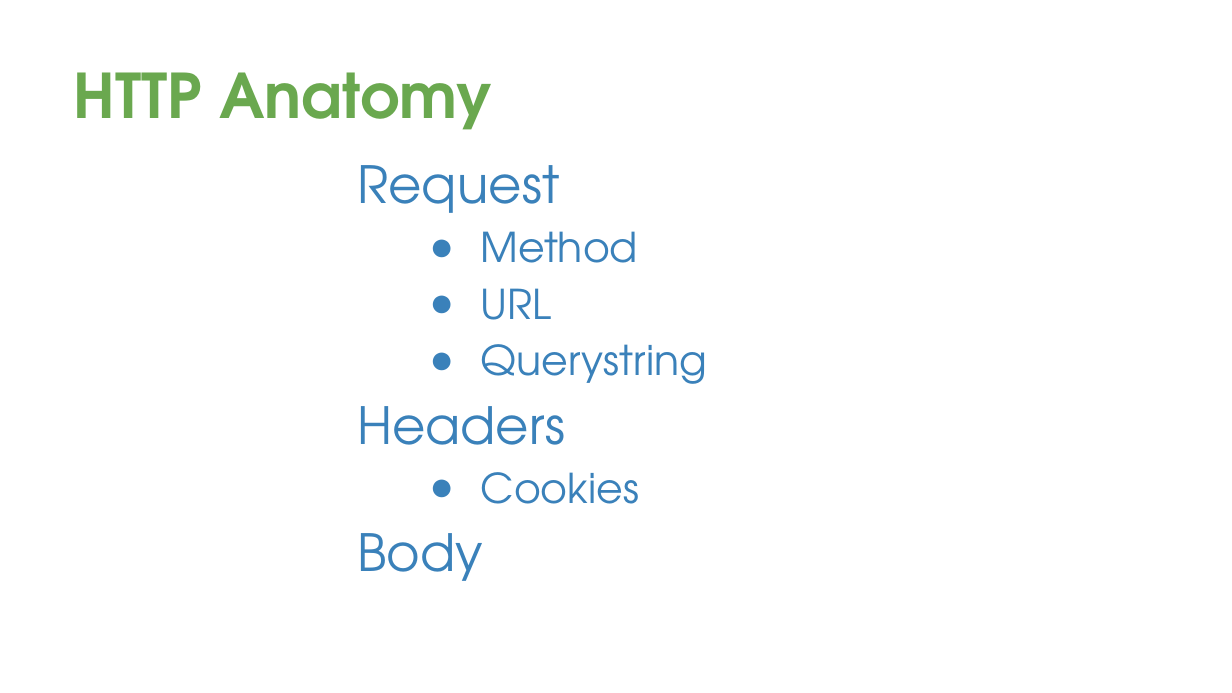
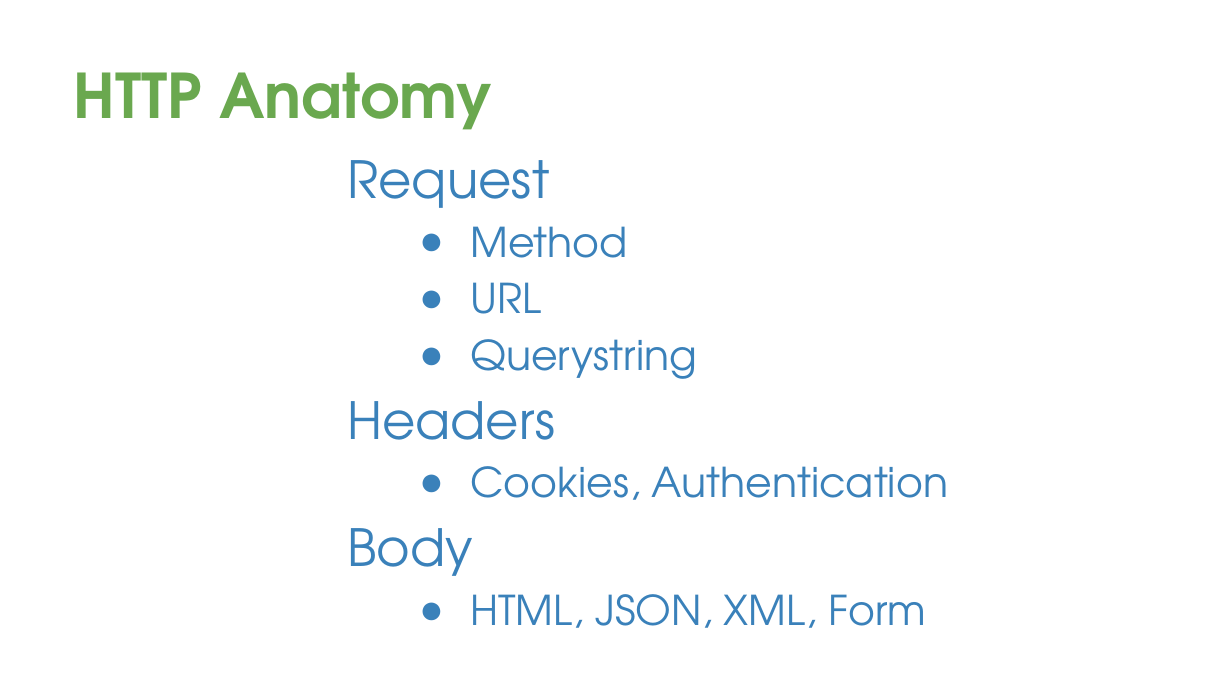
Before and after one commit to davetrux/gdgmidevfest-2017, a slide deck: slide 8 of MobileAuthWebWorld.pptx (slide 7 before the commit). Drawn at 1232x693 pixels with LibreOffice and Linux fonts; fonts in the diff are those of the drawing; background and template pictures are left out. Boxes give left, top, right and bottom in pixels: in the first picture for what was removed or moved away, otherwise in the second. Text is boxed around its words. In the diff, an @@ line names an element or a change of style, - is before the commit and + after.

```diff
--- a/MobileAuthWebWorld.pptx
+++ b/MobileAuthWebWorld.pptx
@@ text "Request": place and size @@
-text "Request" at box(357, 165, 708, 581)
+text "Request" at box(347, 160, 948, 628)
@@ text at box(347, 160, 550, 208): line spacing 1.15 to 1 @@
@@ text at box(470, 466, 948, 500): text changed @@
-● Cookies
+● Cookies, Authentication
@@ text at box(470, 594, 926, 628): paragraph added @@
+● HTML, JSON, XML, Form
```
Also in this commit, not shown: 11 other slides changed, 5 slides added, 1 slide removed.
